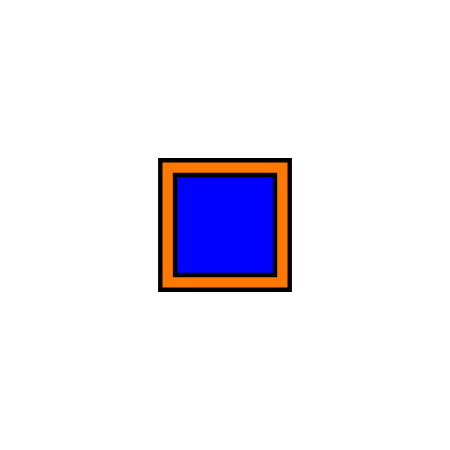
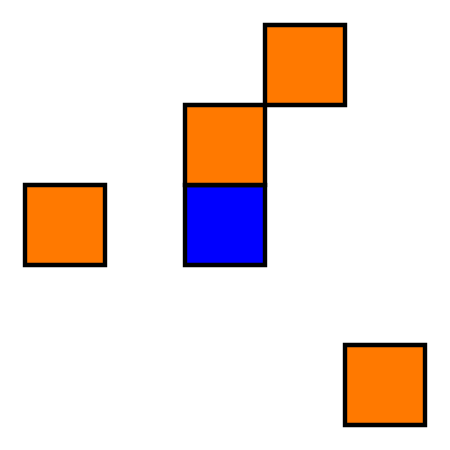
Layers edited between the first and the second 450 × 450 image:
pixels changed over bbox(22, 22, 428, 428) (layer not identified)
